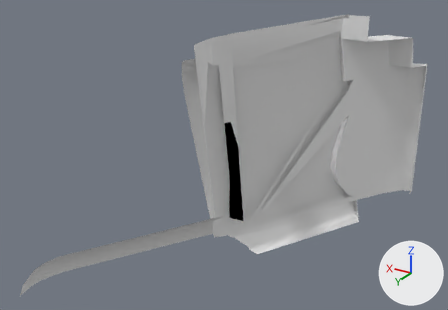
The OBJ model characters/meshes/legs_leggings_astride_r_white.obj: old version first, new version second.
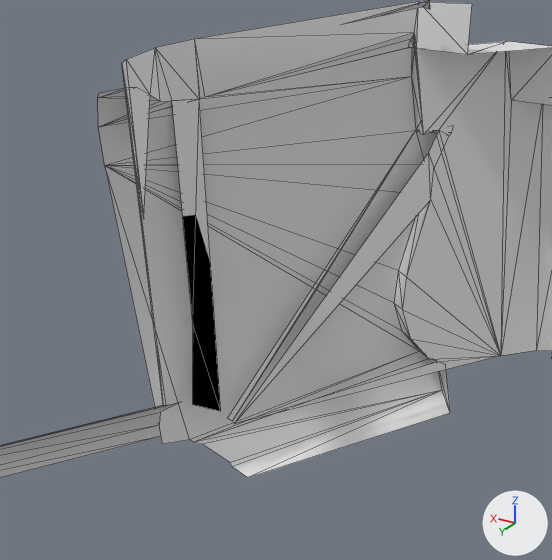
Each version is shown whole from a 50 mm camera at (0.1419, 0.3411, 0.134) aimed at (0.259, 0.1459, 0.0364), then close up on the part from 30% to 92% of the width and 5% to 95% of the height. The lights are fixed; the arrows at lower right show +X, +Y and +Z. The older version's two pictures come first. The close-ups show mesh edges as thin lines. Where no turn or scale is listed for an object, it has been applied to the vertices. Vertices at exactly the same position are counted once.

The first close-up shows 'legs_leggings_astride_r_white'.
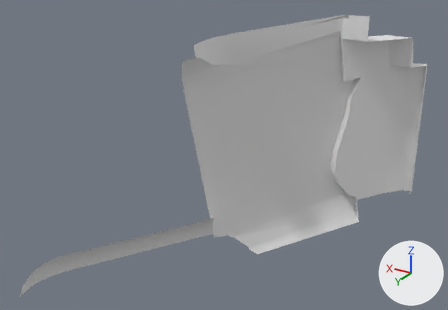
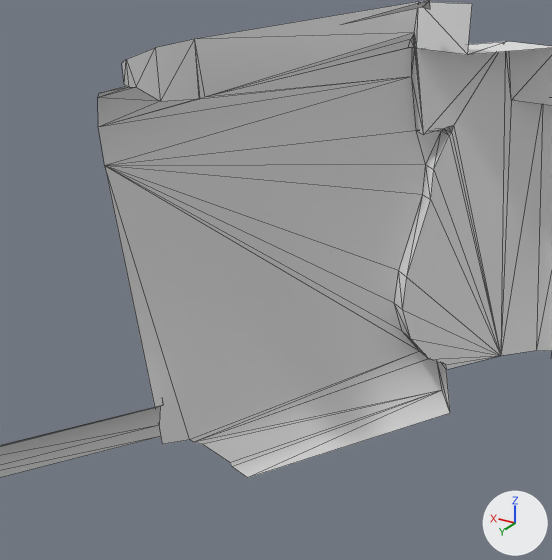
Patch to the scene script:
```diff
--- a/characters/meshes/legs_leggings_astride_r_white.obj.py
+++ b/characters/meshes/legs_leggings_astride_r_white.obj.py
@@ me_legs_leggings_astride_r_white @@
 # used by ob_legs_leggings_astride_r_white; location = (0.0, 0.0, 0.0)
-me_legs_leggings_astride_r_white.from_pydata(...)  # 122 vertices, 164 faces; spans x 0.1998..0.3113, y 0.0757..0.2114, z -0.0155..0.0893
+me_legs_leggings_astride_r_white.from_pydata(...)  # 100 vertices, 142 faces; spans x 0.1998..0.3113, y 0.0757..0.2114, z -0.0155..0.0893
+# me_legs_leggings_astride_r_white part 1: the loose piece of 4 vertices spanning x 0.2278..0.2545, y 0.1004..0.1343, z -0.0005..0.063 is deleted
+# me_legs_leggings_astride_r_white part 2
+# 24 vertices are removed from x 0.2216..0.2645, y 0.095..0.1538, z -0.0013..0.0873
+# 50 faces are deleted
+# 6 vertices are added at (0.22, 0.0932, 0.0033), (0.2603, 0.151, 0.01), (0.2604, 0.1514, 0.012), (0.2626, 0.1486, 0.0078), (0.2648, 0.1567, 0.0778), (0.265, 0.1558, 0.0774)
+# 30 new faces join them
```

Changed parts and their boxes [x1, y1, x2, y2] in the close-ups (552 x 560 px):
part 1 of me_legs_leggings_astride_r_white, deleted
    before: [227, 122, 421, 421]
part 2 of me_legs_leggings_astride_r_white, cut back
    both: [0, 0, 505, 455]
